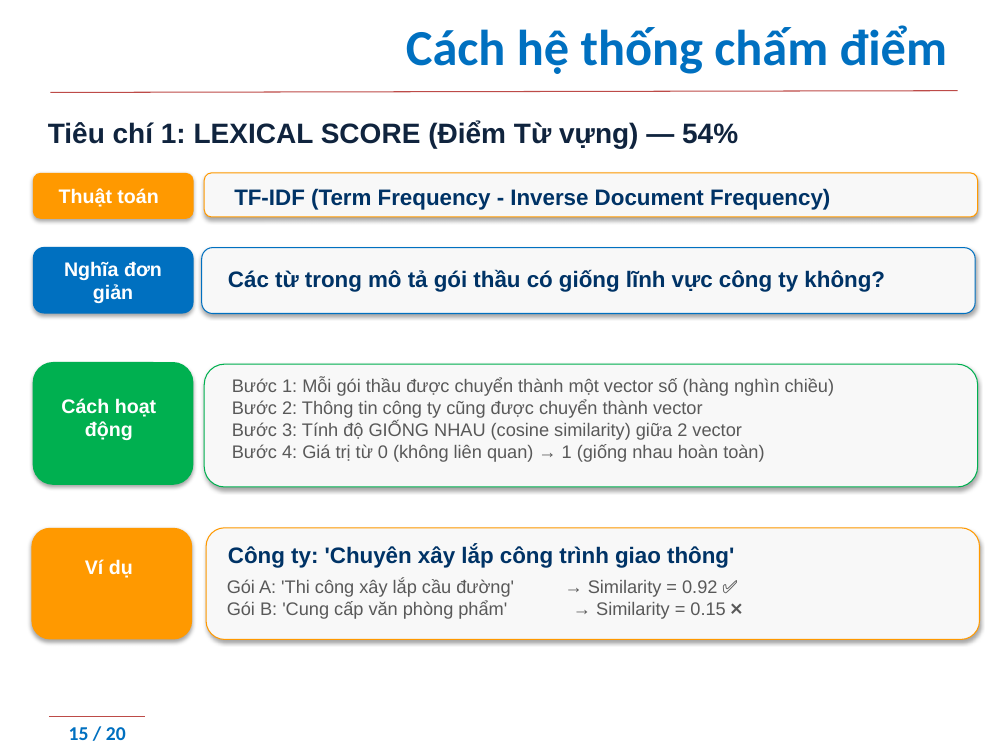
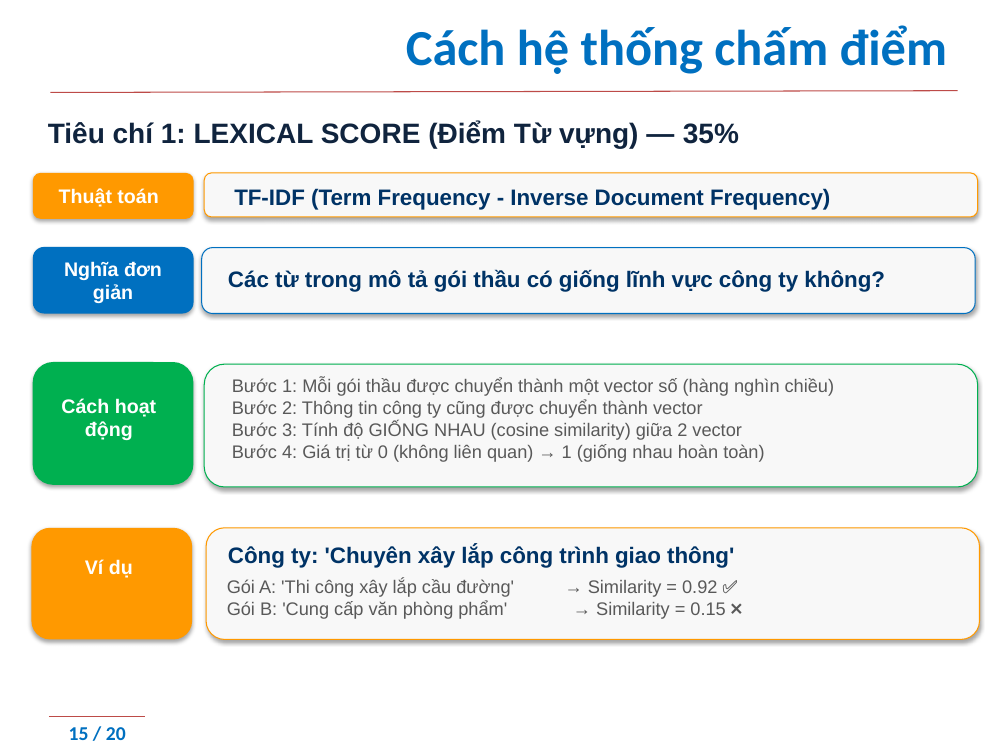
Before and after one commit to minhnc9504/DAUTHAU, a slide deck: slide 15 of Project Presentation Final.pptx. Drawn at 1008x756 pixels with LibreOffice and Linux fonts; fonts in the diff are those of the drawing; background and template pictures are left out. Boxes give left, top, right and bottom in pixels: in the first picture for what was removed or moved away, otherwise in the second. Text is boxed around its words. In the diff, an @@ line names an element or a change of style, - is before the commit and + after.

```diff
--- a/Project Presentation Final.pptx
+++ b/Project Presentation Final.pptx
@@ text at bbox=[48, 121, 739, 148]: text changed @@
-Tiêu chí 1: LEXICAL SCORE (Điểm Từ vựng) — 54%
+Tiêu chí 1: LEXICAL SCORE (Điểm Từ vựng) — 35%
```
Also in this commit, not shown: 8 other slides changed, 1 slide added.
